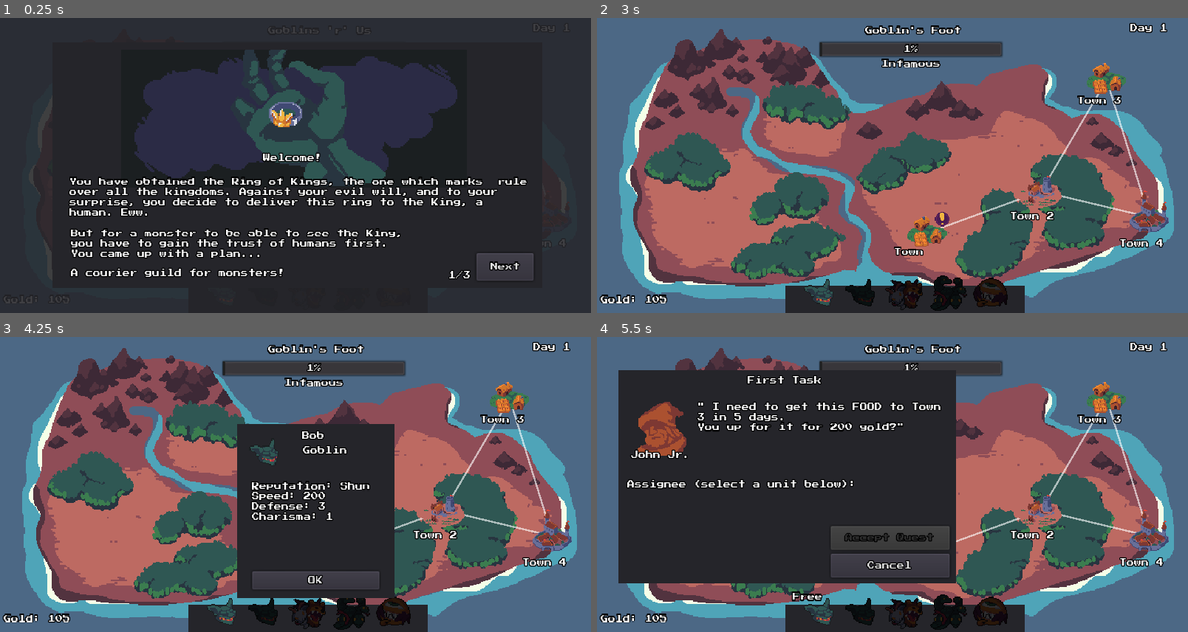
Above: before the commit, frames 1-4 (two rows, left to right).
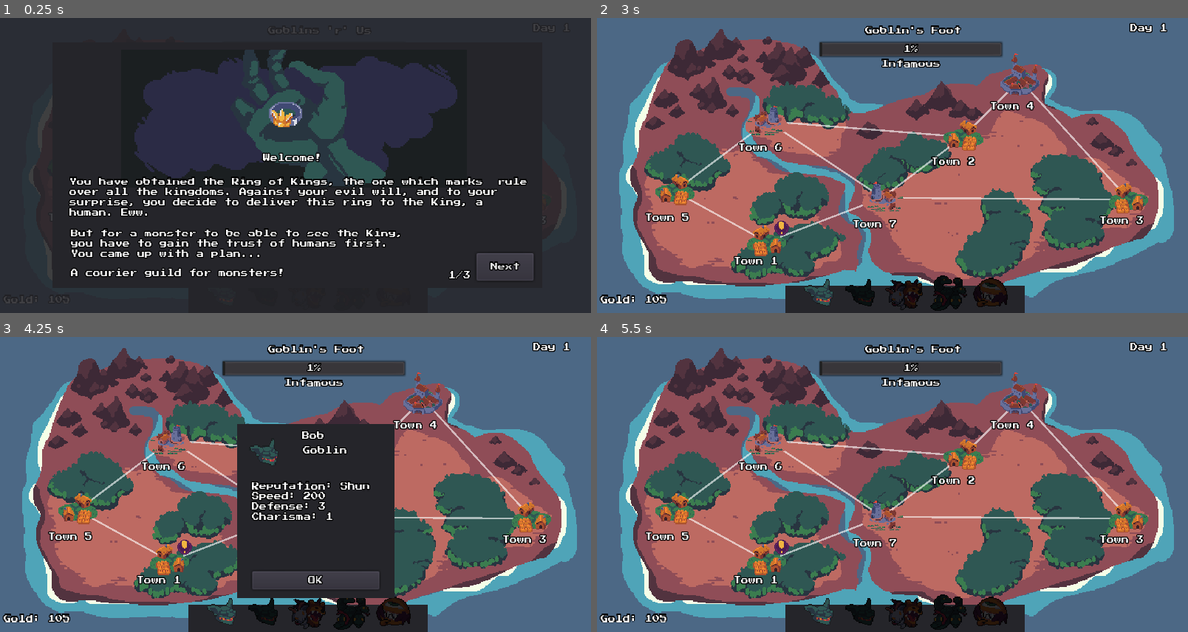
Above: after the commit, the same moments.

Repository: coderaurus/ludumdare-53
Game: Godot game, scene res://scenes/Main.tscn
The game is run twice, just before and just after one commit, with the same random seed, the same clock (stepped at 60 frames per second) and the same inputs. The engine's default icon, where the game draws it, is replaced by a stand-in: a white triangle on a blue panel in a dark square.
Inputs (mouse positions are in pixels of both pictures, inside the frame that each line leads up to):
- Up to frame 1 (0.25 s): no input
- Up to frame 2 (3 s): click (927, 233) at 0.52 s; click "Next" at 1.25 s; click "Next" at 2 s; click "Begin" at 2.75 s
- Up to frame 3 (4.25 s): click (224, 614) at 3.52 s
- Up to frame 4 (5.5 s): click "OK" at 4.25 s; click (927, 552) at 5.02 s

The runs differ from the first frame. In frame 1, less than 0.1% of the frame differs, in the area x 94-96%, y 68-69%; in frame 2, 7.6%; in frame 3, 5.5%; in frame 4, 42%, in the area x 3-97%, y 11-90%.

Commit message:
Add more settlements and roads

Diff:
--- a/scenes/Main.tscn
+++ b/scenes/Main.tscn
@@ -150,69 +150,135 @@
 width = 2.0
 default_color = Color( 1, 1, 1, 0.607843 )
 script = ExtResource( 8 )
-s_path_a = NodePath("../../Settlements/Settlement")
-s_path_b = NodePath("../../Settlements/Settlement2")
+s_path_a = NodePath("../../Settlements/ST")
+s_path_b = NodePath("../../Settlements/ST7")
 
 [node name="Road2" type="Line2D" parent="Map/Roads"]
 width = 2.0
 default_color = Color( 1, 1, 1, 0.607843 )
 script = ExtResource( 8 )
-s_path_a = NodePath("../../Settlements/Settlement2")
-s_path_b = NodePath("../../Settlements/Settlement3")
+s_path_a = NodePath("../../Settlements/ST7")
+s_path_b = NodePath("../../Settlements/ST3")
 
 [node name="Road3" type="Line2D" parent="Map/Roads"]
 width = 2.0
 default_color = Color( 1, 1, 1, 0.607843 )
 script = ExtResource( 8 )
-s_path_a = NodePath("../../Settlements/Settlement2")
-s_path_b = NodePath("../../Settlements/Settlement4")
+s_path_a = NodePath("../../Settlements/ST2")
+s_path_b = NodePath("../../Settlements/ST4")
 
 [node name="Road4" type="Line2D" parent="Map/Roads"]
 width = 2.0
 default_color = Color( 1, 1, 1, 0.607843 )
 script = ExtResource( 8 )
-s_path_a = NodePath("../../Settlements/Settlement4")
-s_path_b = NodePath("../../Settlements/Settlement3")
+s_path_a = NodePath("../../Settlements/ST4")
+s_path_b = NodePath("../../Settlements/ST3")
+
+[node name="Road5" type="Line2D" parent="Map/Roads"]
+width = 2.0
+default_color = Color( 1, 1, 1, 0.607843 )
+script = ExtResource( 8 )
+s_path_a = NodePath("../../Settlements/ST5")
+s_path_b = NodePath("../../Settlements/ST6")
+
+[node name="Road6" type="Line2D" parent="Map/Roads"]
+width = 2.0
+default_color = Color( 1, 1, 1, 0.607843 )
+script = ExtResource( 8 )
+s_path_a = NodePath("../../Settlements/ST")
+s_path_b = NodePath("../../Settlements/ST5")
+
+[node name="Road7" type="Line2D" parent="Map/Roads"]
+width = 2.0
+default_color = Color( 1, 1, 1, 0.607843 )
+script = ExtResource( 8 )
+s_path_a = NodePath("../../Settlements/ST6")
+s_path_b = NodePath("../../Settlements/ST7")
+
+[node name="Road8" type="Line2D" parent="Map/Roads"]
+width = 2.0
+default_color = Color( 1, 1, 1, 0.607843 )
+script = ExtResource( 8 )
+s_path_a = NodePath("../../Settlements/ST6")
+s_path_b = NodePath("../../Settlements/ST2")
+
+[node name="Road9" type="Line2D" parent="Map/Roads"]
+width = 2.0
+default_color = Color( 1, 1, 1, 0.607843 )
+script = ExtResource( 8 )
+s_path_a = NodePath("../../Settlements/ST7")
+s_path_b = NodePath("../../Settlements/ST2")
 
 [node name="Settlements" type="Node2D" parent="Map"]
 
-[node name="Settlement" type="Area2D" parent="Map/Settlements"]
-position = Vector2( 358, 233 )
+[node name="ST" type="Area2D" parent="Map/Settlements"]
+position = Vector2( 184, 243 )
 script = ExtResource( 4 )
+settlement_name = "Town 1"
 contact_name = "John Jr."
 contact_profile = ExtResource( 40 )
 
-[node name="CollisionShape2D" type="CollisionShape2D" parent="Map/Settlements/Settlement"]
+[node name="CollisionShape2D" type="CollisionShape2D" parent="Map/Settlements/ST"]
 shape = SubResource( 1 )
 
-[node name="Settlement2" type="Area2D" parent="Map/Settlements"]
-position = Vector2( 481, 188 )
+[node name="ST2" type="Area2D" parent="Map/Settlements"]
+position = Vector2( 396, 129 )
 script = ExtResource( 4 )
 settlement_name = "Town 2"
 contact_name = "Johannes"
 contact_profile = ExtResource( 41 )
 
-[node name="CollisionShape2D" type="CollisionShape2D" parent="Map/Settlements/Settlement2"]
+[node name="CollisionShape2D" type="CollisionShape2D" parent="Map/Settlements/ST2"]
 shape = SubResource( 1 )
 
-[node name="Settlement3" type="Area2D" parent="Map/Settlements"]
-position = Vector2( 552, 67 )
+[node name="ST3" type="Area2D" parent="Map/Settlements"]
+position = Vector2( 576, 197 )
 script = ExtResource( 4 )
 settlement_name = "Town 3"
 contact_name = "Johnette"
 contact_profile = ExtResource( 41 )
 
-[node name="CollisionShape2D" type="CollisionShape2D" parent="Map/Settlements/Settlement3"]
+[node name="CollisionShape2D" type="CollisionShape2D" parent="Map/Settlements/ST3"]
 shape = SubResource( 1 )
 
-[node name="Settlement4" type="Area2D" parent="Map/Settlements"]
-position = Vector2( 598, 216 )
+[node name="ST4" type="Area2D" parent="Map/Settlements"]
+position = Vector2( 458, 67 )
 script = ExtResource( 4 )
 settlement_name = "Town 4"
 contact_name = "Johnette"
 contact_profile = ExtResource( 40 )
 
-[node name="CollisionShape2D" type="CollisionShape2D" parent="Map/Settlements/Settlement4"]
+[node name="CollisionShape2D" type="CollisionShape2D" parent="Map/Settlements/ST4"]
+shape = SubResource( 1 )
+
+[node name="ST5" type="Area2D" parent="Map/Settlements"]
+position = Vector2( 84, 188 )
+script = ExtResource( 4 )
+settlement_name = "Town 5"
+contact_name = "John Jr."
+contact_profile = ExtResource( 40 )
+
+[node name="CollisionShape2D" type="CollisionShape2D" parent="Map/Settlements/ST5"]
+shape = SubResource( 1 )
+
+[node name="ST6" type="Area2D" parent="Map/Settlements"]
+position = Vector2( 185, 112 )
+script = ExtResource( 4 )
+settlement_name = "Town 6"
+contact_name = "Johnette"
+contact_profile = ExtResource( 40 )
+
+[node name="CollisionShape2D" type="CollisionShape2D" parent="Map/Settlements/ST6"]
+shape = SubResource( 1 )
+
+[node name="ST7" type="Area2D" parent="Map/Settlements"]
+position = Vector2( 309, 195 )
+script = ExtResource( 4 )
+settlement_name = "Town 7"
+contact_name = "Johnette"
+contact_profile = ExtResource( 41 )
+
+[node name="CollisionShape2D" type="CollisionShape2D" parent="Map/Settlements/ST7"]
 shape = SubResource( 1 )
 
 [node name="UI" type="Control" parent="."]
@@ -300,13 +366,13 @@
 theme = ExtResource( 33 )
 
 [node name="Settlement 1" type="Control" parent="UI/Settlements"]
-margin_left = 337.0
-margin_top = 216.0
-margin_right = 377.0
-margin_bottom = 256.0
+margin_left = 253.0
+margin_top = 150.0
+margin_right = 293.0
+margin_bottom = 190.0
 theme = ExtResource( 33 )
 script = ExtResource( 6 )
-s_path = NodePath("../../../Map/Settlements/Settlement")
+s_path = NodePath("../../../Map/Settlements/ST")
 
 [node name="TextureButton" type="TextureButton" parent="UI/Settlements/Settlement 1"]
 margin_left = -32.0
@@ -344,13 +410,13 @@
 text = "Town Name"
 
 [node name="Settlement 2" type="Control" parent="UI/Settlements"]
-margin_left = 467.0
-margin_top = 165.0
-margin_right = 507.0
-margin_bottom = 205.0
+margin_left = 316.0
+margin_top = 151.0
+margin_right = 356.0
+margin_bottom = 191.0
 theme = ExtResource( 33 )
 script = ExtResource( 6 )
-s_path = NodePath("../../../Map/Settlements/Settlement2")
+s_path = NodePath("../../../Map/Settlements/ST2")
 
 [node name="TextureButton" type="TextureButton" parent="UI/Settlements/Settlement 2"]
 margin_left = -32.0
@@ -358,7 +424,8 @@
 margin_right = 32.0
 margin_bottom = 32.0
 theme = ExtResource( 33 )
-texture_normal = ExtResource( 36 )
+texture_normal = ExtResource( 37 )
+flip_h = true
 
 [node name="QuestMarker" type="TextureRect" parent="UI/Settlements/Settlement 2"]
 visible = false
@@ -387,13 +454,13 @@
 text = "Town Name"
 
 [node name="Settlement 3" type="Control" parent="UI/Settlements"]
-margin_left = 384.0
-margin_top = 128.0
-margin_right = 424.0
-margin_bottom = 168.0
+margin_left = 390.0
+margin_top = 152.0
+margin_right = 430.0
+margin_bottom = 192.0
 theme = ExtResource( 33 )
 script = ExtResource( 6 )
-s_path = NodePath("../../../Map/Settlements/Settlement3")
+s_path = NodePath("../../../Map/Settlements/ST3")
 
 [node name="TextureButton" type="TextureButton" parent="UI/Settlements/Settlement 3"]
 margin_left = -32.0
@@ -430,13 +497,13 @@
 text = "Town Name"
 
 [node name="Settlement 4" type="Control" parent="UI/Settlements"]
-margin_left = 481.0
-margin_top = 61.0
-margin_right = 521.0
-margin_bottom = 101.0
+margin_left = 468.0
+margin_top = 146.0
+margin_right = 508.0
+margin_bottom = 186.0
 theme = ExtResource( 33 )
 script = ExtResource( 6 )
-s_path = NodePath("../../../Map/Settlements/Settlement4")
+s_path = NodePath("../../../Map/Settlements/ST4")
 
 [node name="TextureButton" type="TextureButton" parent="UI/Settlements/Settlement 4"]
 margin_left = -32.0
@@ -465,6 +532,137 @@
 texture = ExtResource( 39 )
 
 [node name="Name" type="Label" parent="UI/Settlements/Settlement 4"]
+margin_left = -32.0
+margin_top = 25.0
+margin_right = 40.0
+margin_bottom = 33.0
+theme = ExtResource( 33 )
+text = "Town Name"
+
+[node name="Settlement 5" type="Control" parent="UI/Settlements"]
+margin_left = 273.0
+margin_top = 208.0
+margin_right = 313.0
+margin_bottom = 248.0
+theme = ExtResource( 33 )
+script = ExtResource( 6 )
+s_path = NodePath("../../../Map/Settlements/ST5")
+
+[node name="TextureButton" type="TextureButton" parent="UI/Settlements/Settlement 5"]
+margin_left = -32.0
+margin_top = -32.0
+margin_right = 32.0
+margin_bottom = 32.0
+rect_pivot_offset = Vector2( -8, -8 )
+theme = ExtResource( 33 )
+texture_normal = ExtResource( 37 )
+flip_h = true
+
+[node name="QuestMarker" type="TextureRect" parent="UI/Settlements/Settlement 5"]
+visible = false
+margin_left = 12.0
+margin_top = -18.0
+margin_right = 28.0
+margin_bottom = -2.0
+theme = ExtResource( 33 )
+texture = ExtResource( 38 )
+
+[node name="EventMarker" type="TextureRect" parent="UI/Settlements/Settlement 5"]
+visible = false
+margin_left = 12.0
+margin_right = 28.0
+margin_bottom = 16.0
+theme = ExtResource( 33 )
+texture = ExtResource( 39 )
+
+[node name="Name" type="Label" parent="UI/Settlements/Settlement 5"]
+margin_left = -32.0
+margin_top = 25.0
+margin_right = 40.0
+margin_bottom = 33.0
+theme = ExtResource( 33 )
+text = "Town Name"
+
+[node name="Settlement 6" type="Control" parent="UI/Settlements"]
+margin_left = 356.0
+margin_top = 208.0
+margin_right = 396.0
+margin_bottom = 248.0
+theme = ExtResource( 33 )
+script = ExtResource( 6 )
+s_path = NodePath("../../../Map/Settlements/ST6")
+
+[node name="TextureButton" type="TextureButton" parent="UI/Settlements/Settlement 6"]
+margin_left = -32.0
+margin_top = -32.0
+margin_right = 32.0
+margin_bottom = 32.0
+rect_pivot_offset = Vector2( -8, -8 )
+theme = ExtResource( 33 )
+texture_normal = ExtResource( 36 )
+
+[node name="QuestMarker" type="TextureRect" parent="UI/Settlements/Settlement 6"]
+visible = false
+margin_left = 12.0
+margin_top = -18.0
+margin_right = 28.0
+margin_bottom = -2.0
+theme = ExtResource( 33 )
+texture = ExtResource( 38 )
+
+[node name="EventMarker" type="TextureRect" parent="UI/Settlements/Settlement 6"]
+visible = false
+margin_left = 12.0
+margin_right = 28.0
+margin_bottom = 16.0
+theme = ExtResource( 33 )
+texture = ExtResource( 39 )
+
+[node name="Name" type="Label" parent="UI/Settlements/Settlement 6"]
+margin_left = -32.0
+margin_top = 25.0
+margin_right = 40.0
+margin_bottom = 33.0
+theme = ExtResource( 33 )
+text = "Town Name"
+
+[node name="Settlement 7" type="Control" parent="UI/Settlements"]
+margin_left = 431.0
+margin_top = 207.0
+margin_right = 471.0
+margin_bottom = 247.0
+theme = ExtResource( 33 )
+script = ExtResource( 6 )
+s_path = NodePath("../../../Map/Settlements/ST7")
+
+[node name="TextureButton" type="TextureButton" parent="UI/Settlements/Settlement 7"]
+margin_left = -32.0
+margin_top = -32.0
+margin_right = 32.0
+margin_bottom = 32.0
+rect_pivot_offset = Vector2( -8, -8 )
+theme = ExtResource( 33 )
+texture_normal = ExtResource( 36 )
+flip_h = true
+
+[node name="QuestMarker" type="TextureRect" parent="UI/Settlements/Settlement 7"]
+visible = false
+margin_left = 12.0
+margin_top = -18.0
+margin_right = 28.0
+margin_bottom = -2.0
+theme = ExtResource( 33 )
+texture = ExtResource( 38 )
+
+[node name="EventMarker" type="TextureRect" parent="UI/Settlements/Settlement 7"]
+visible = false
+margin_left = 12.0
+margin_right = 28.0
+margin_bottom = 16.0
+theme = ExtResource( 33 )
+texture = ExtResource( 39 )
+
+[node name="Name" type="Label" parent="UI/Settlements/Settlement 7"]
 margin_left = -32.0
 margin_top = 25.0
 margin_right = 40.0
@@ -1385,14 +1583,20 @@
 [connection signal="on_inspect" from="Company/Units/Unit3" to="Company/Units/Unit3" method="_on_inspect"]
 [connection signal="on_inspect" from="Company/Units/Unit4" to="Company/Units/Unit4" method="_on_inspect"]
 [connection signal="on_inspect" from="Company/Units/Unit5" to="Company/Units/Unit5" method="_on_inspect"]
-[connection signal="on_enter" from="Map/Settlements/Settlement" to="Map/Settlements/Settlement" method="_on_enter"]
-[connection signal="on_enter" from="Map/Settlements/Settlement2" to="Map/Settlements/Settlement2" method="_on_enter"]
-[connection signal="on_enter" from="Map/Settlements/Settlement3" to="Map/Settlements/Settlement3" method="_on_enter"]
-[connection signal="on_enter" from="Map/Settlements/Settlement4" to="Map/Settlements/Settlement4" method="_on_enter"]
+[connection signal="on_enter" from="Map/Settlements/ST" to="Map/Settlements/ST" method="_on_enter"]
+[connection signal="on_enter" from="Map/Settlements/ST2" to="Map/Settlements/ST2" method="_on_enter"]
+[connection signal="on_enter" from="Map/Settlements/ST3" to="Map/Settlements/ST3" method="_on_enter"]
+[connection signal="on_enter" from="Map/Settlements/ST4" to="Map/Settlements/ST4" method="_on_enter"]
+[connection signal="on_enter" from="Map/Settlements/ST5" to="Map/Settlements/ST5" method="_on_enter"]
+[connection signal="on_enter" from="Map/Settlements/ST6" to="Map/Settlements/ST6" method="_on_enter"]
+[connection signal="on_enter" from="Map/Settlements/ST7" to="Map/Settlements/ST7" method="_on_enter"]
 [connection signal="pressed" from="UI/Settlements/Settlement 1/TextureButton" to="UI/Settlements/Settlement 1" method="_open"]
 [connection signal="pressed" from="UI/Settlements/Settlement 2/TextureButton" to="UI/Settlements/Settlement 2" method="_open"]
 [connection signal="pressed" from="UI/Settlements/Settlement 3/TextureButton" to="UI/Settlements/Settlement 3" method="_open"]
 [connection signal="pressed" from="UI/Settlements/Settlement 4/TextureButton" to="UI/Settlements/Settlement 4" method="_open"]
+[connection signal="pressed" from="UI/Settlements/Settlement 5/TextureButton" to="UI/Settlements/Settlement 5" method="_open"]
+[connection signal="pressed" from="UI/Settlements/Settlement 6/TextureButton" to="UI/Settlements/Settlement 6" method="_open"]
+[connection signal="pressed" from="UI/Settlements/Settlement 7/TextureButton" to="UI/Settlements/Settlement 7" method="_open"]
 [connection signal="pressed" from="UI/Units/Unit 1/TextureButton" to="UI/Units/Unit 1" method="_on_inspect"]
 [connection signal="pressed" from="UI/Units/Unit 2/TextureButton" to="UI/Units/Unit 2" method="_on_inspect"]
 [connection signal="pressed" from="UI/Units/Unit 3/TextureButton" to="UI/Units/Unit 3" method="_on_inspect"]
